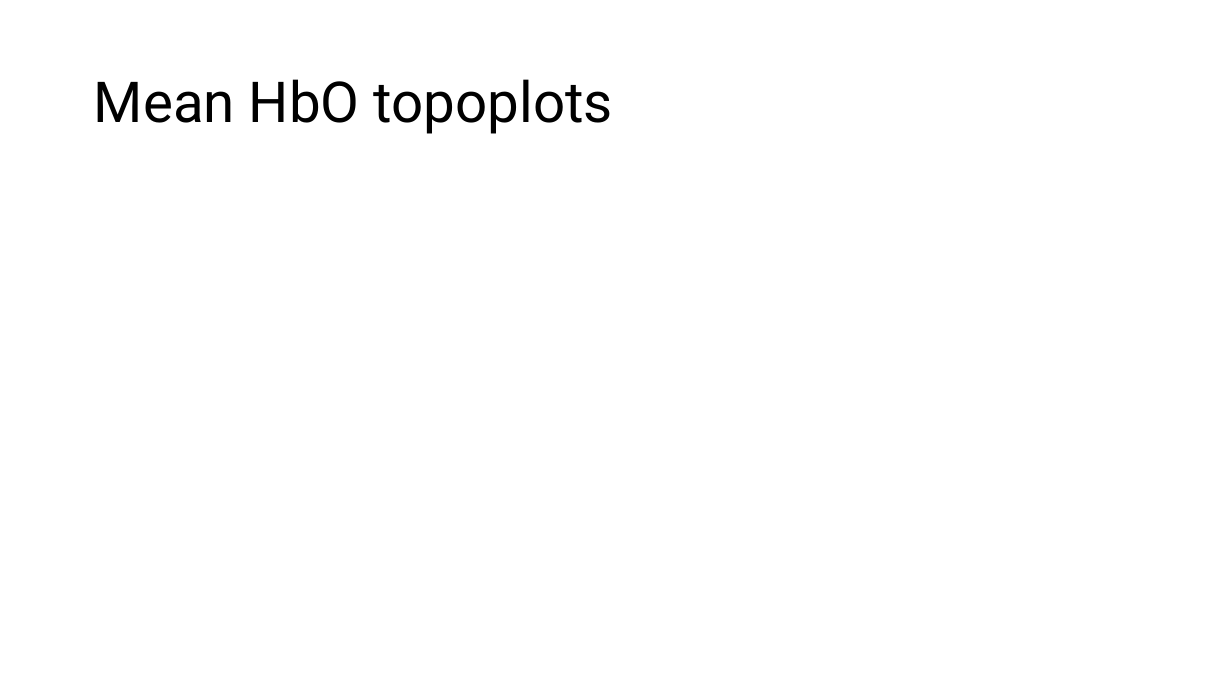
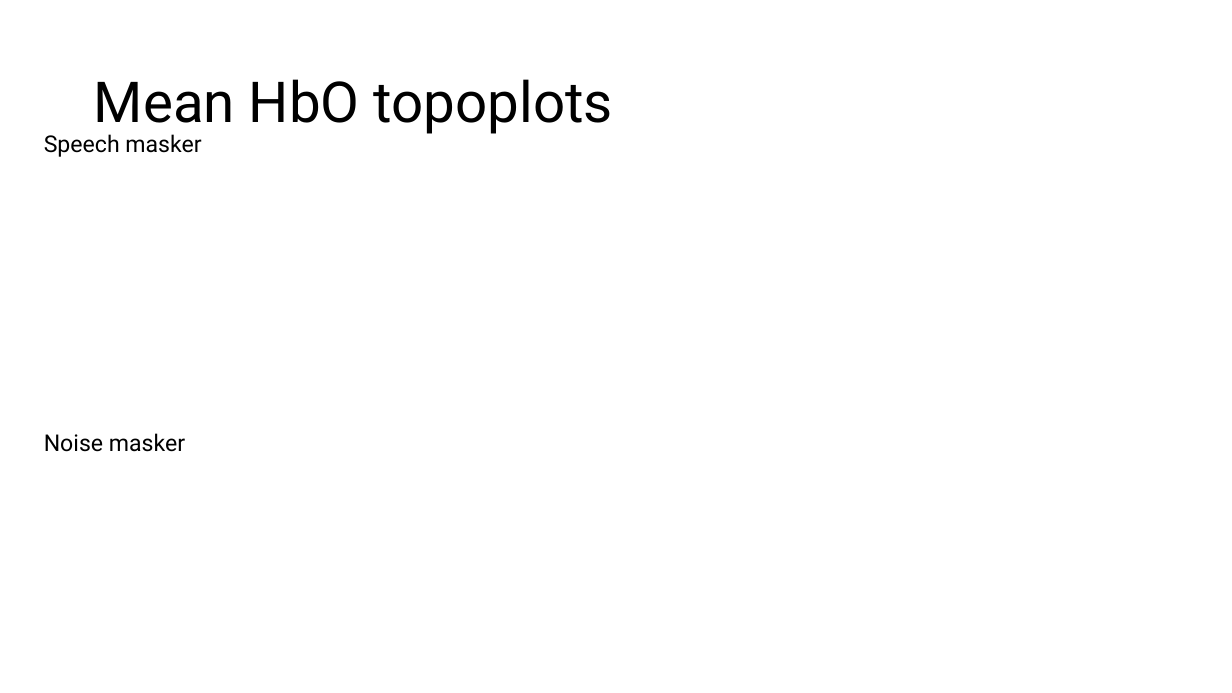
Before and after one commit to brichard28/Broadband-ILD-fNIRS, a slide deck: slide 7 of SRM-NIRS-EEG Update 6-7-2024.pptx (slide 5 before the commit). Drawn at 1232x693 pixels with LibreOffice and Linux fonts; fonts in the diff are those of the drawing. Boxes give left, top, right and bottom in pixels: in the first picture for what was removed or moved away, otherwise in the second. Text is boxed around its words. In the diff, an @@ line names an element or a change of style, - is before the commit and + after.

```diff
--- a/SRM-NIRS-EEG Update 6-7-2024.pptx
+++ b/SRM-NIRS-EEG Update 6-7-2024.pptx
@@ text added at (44,134,201,157), 18 pt, text #000000 @@
+Speech masker
@@ text added at (44,433,185,452), 18 pt, text #000000 @@
+Noise masker
```
Also in this commit, not shown: 3 other slides changed, 5 slides added, 1 slide removed, 2 other files.
